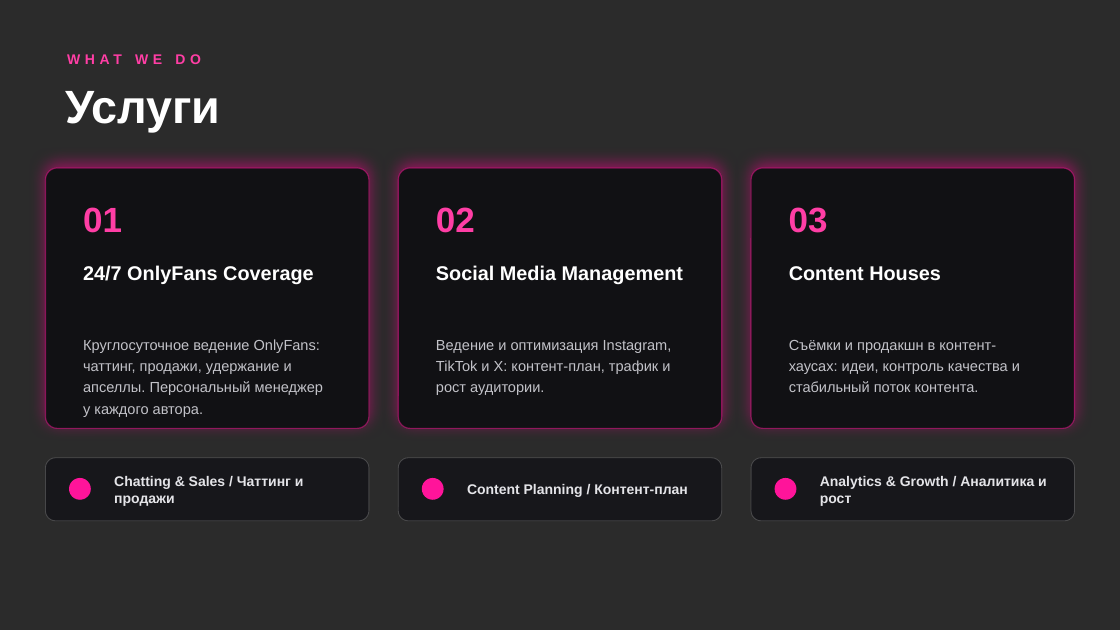
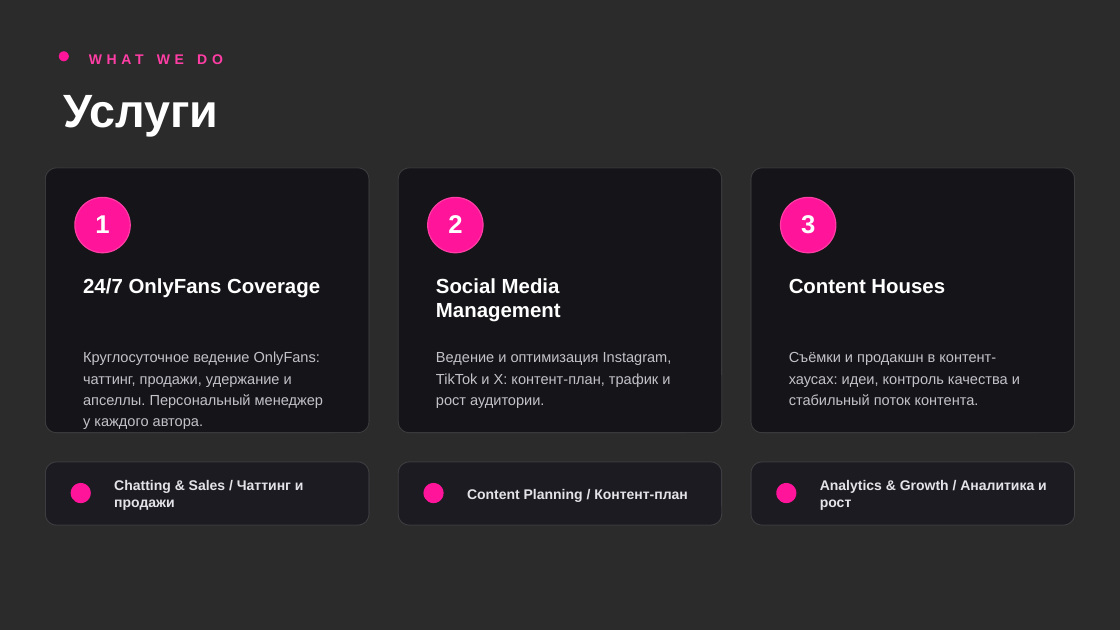
Before and after one commit to baxmand/dasdsjfoisdjfoisj.github.io, a slide deck: slide 4 of AS-Talent-Agency.pptx. Drawn at 1120x630 pixels with LibreOffice and Linux fonts; fonts in the diff are those of the drawing; background and template pictures are left out; a plain dark background stands for a picture behind light text. Boxes give left, top, right and bottom in pixels: in the first picture for what was removed or moved away, otherwise in the second. Text is boxed around its words. In the diff, an @@ line names an element or a change of style, - is before the commit and + after.

```diff
--- a/AS-Talent-Agency.pptx
+++ b/AS-Talent-Agency.pptx
@@ ellipse added at bbox=[59, 51, 69, 61], fill #FF149A @@
@@ text "WHAT WE DO": place and size @@
-text "WHAT WE DO" at bbox=[67, 54, 201, 64]
+text "WHAT WE DO" at bbox=[89, 54, 223, 64]
@@ text "Услуги": place and size @@
-text "Услуги" at bbox=[65, 91, 220, 132]
+text "Услуги" at bbox=[64, 95, 219, 137]
@@ rounded rectangle: place and size @@
-rounded rectangle at bbox=[45, 168, 369, 429]
+rounded rectangle at bbox=[45, 168, 369, 433]
@@ rounded rectangle: place and size @@
-rounded rectangle at bbox=[398, 168, 722, 429]
+rounded rectangle at bbox=[398, 168, 722, 433]
@@ fill #111114 to #141419; outline #FF149A 1 pt to #FFFFFF 0.75 pt; shadow off; proportions changed in 3 elements at bbox=[45, 168, 369, 433], bbox=[398, 168, 722, 433], bbox=[751, 168, 1075, 433] @@
@@ rounded rectangle: place and size @@
-rounded rectangle at bbox=[751, 168, 1075, 429]
+rounded rectangle at bbox=[751, 168, 1075, 433]
@@ ellipse added at bbox=[75, 197, 130, 253], fill #FF149A, outline #FF3EA5 1 pt @@
@@ text removed at bbox=[83, 207, 122, 233] @@
-01
@@ ellipse added at bbox=[428, 197, 483, 253], fill #FF149A, outline #FF3EA5 1 pt @@
@@ text removed at bbox=[436, 207, 475, 233] @@
-02
@@ ellipse added at bbox=[781, 197, 836, 253], fill #FF149A, outline #FF3EA5 1 pt @@
@@ text removed at bbox=[789, 207, 828, 233] @@
-03
@@ text added at bbox=[95, 215, 109, 233], 22 pt, text #FFFFFF, bold @@
+1
@@ text added at bbox=[448, 215, 462, 233], 22 pt, text #FFFFFF, bold @@
+2
@@ text added at bbox=[801, 215, 815, 234], 22 pt, text #FFFFFF, bold @@
+3
@@ 3 texts: place and size @@
-3 texts at bbox=[83, 265, 941, 284]
+3 texts at bbox=[83, 278, 945, 322]
@@ size 17 to 17.5 pt in 3 elements at bbox=[83, 278, 320, 298], bbox=[436, 278, 561, 322], bbox=[789, 278, 945, 294] @@
@@ 3 texts: place and size @@
-3 texts at bbox=[83, 339, 1020, 417]
+3 texts at bbox=[83, 351, 1020, 429]
@@ 3 texts, 3 ellipses, 3 rounded rectangles: place and size @@
-3 texts, 3 ellipses, 3 rounded rectangles at bbox=[45, 458, 1075, 521]
+3 texts, 3 ellipses, 3 rounded rectangles at bbox=[45, 462, 1075, 525]
@@ fill #17171B to #1B1B21; proportions changed in 3 elements at bbox=[45, 462, 369, 525], bbox=[398, 462, 722, 525], bbox=[751, 462, 1075, 525] @@
```
Also in this commit, not shown: 7 other slides changed, 3 other files.
